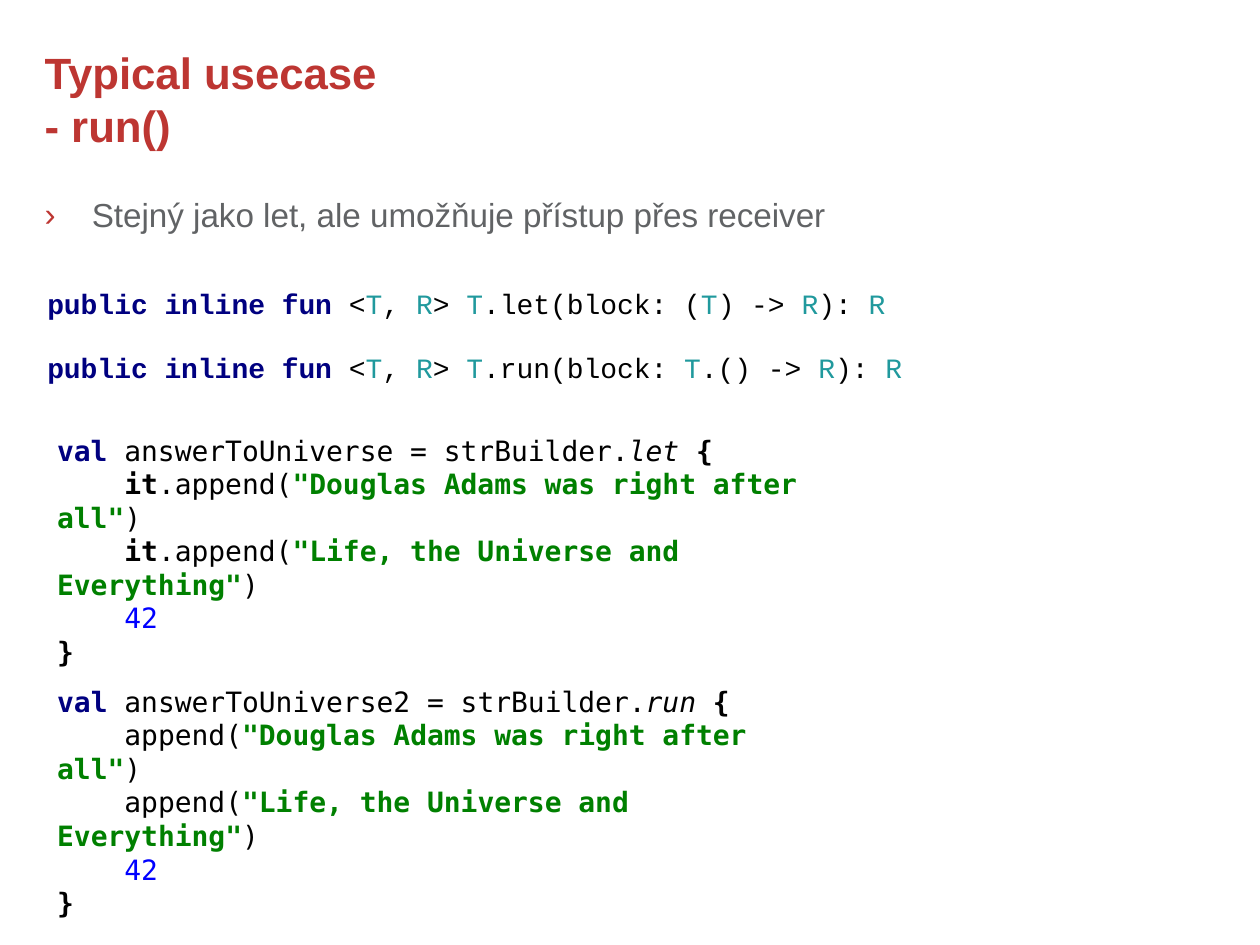
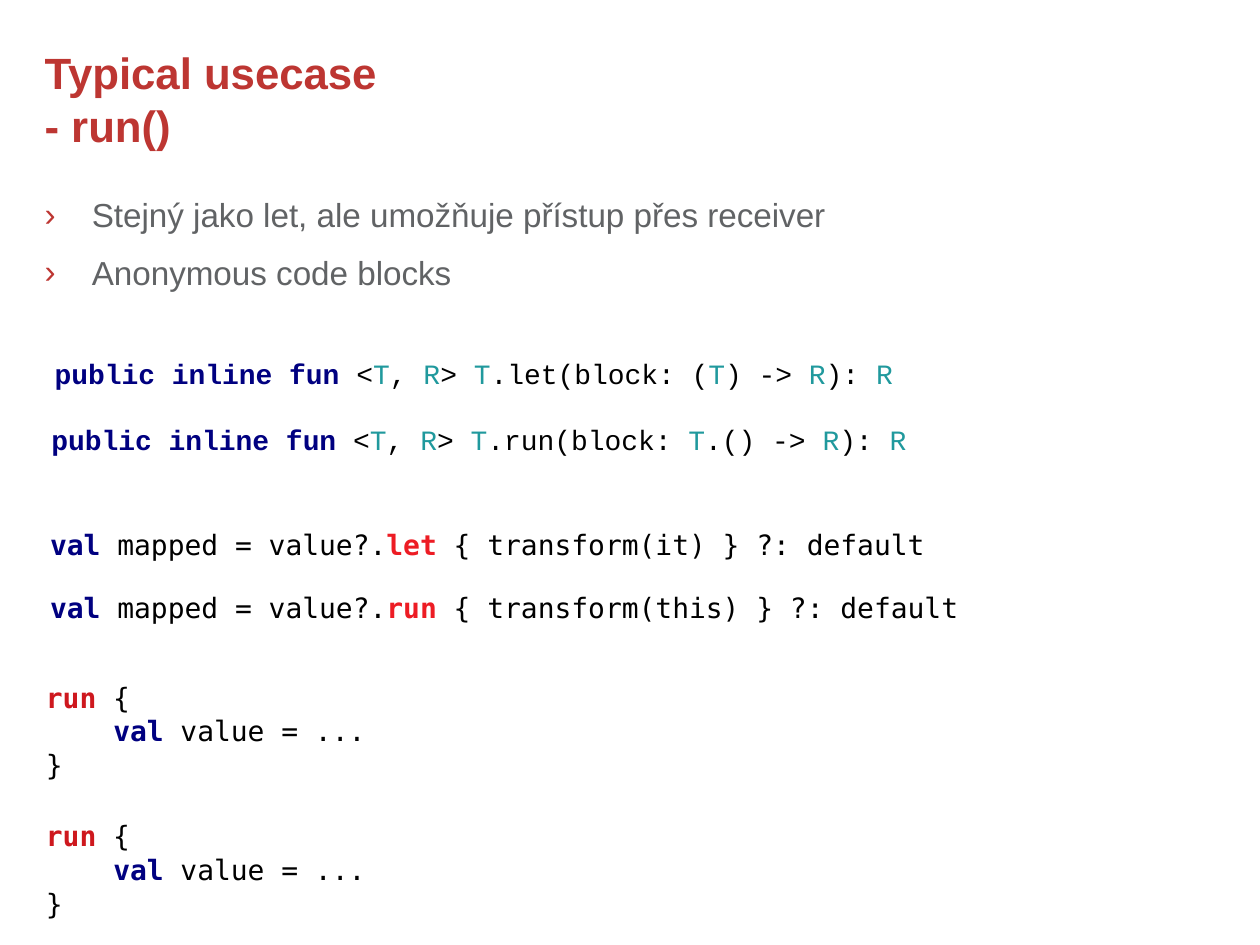
Before and after one commit to rokusjar/KotlinSkoleni, a slide deck: slide 13 of slides/Kotlin - 4. Standard Extension Functions.pptx (slide 14 before the commit). Drawn at 1260x945 pixels with LibreOffice and Linux fonts; fonts in the diff are those of the drawing; background and template pictures are left out. Boxes give left, top, right and bottom in pixels: in the first picture for what was removed or moved away, otherwise in the second. Text is boxed around its words. In the diff, an @@ line names an element or a change of style, - is before the commit and + after.

Commit message:
#7 typical usage let examples

```diff
--- a/slides/Kotlin - 4. Standard Extension Functions.pptx
+++ b/slides/Kotlin - 4. Standard Extension Functions.pptx
@@ text at (92, 261, 451, 291): paragraph added @@
+› Anonymous code blocks
@@ text "public inline fun <T, R> ...": place and size @@
-text "public inline fun <T, R> ..." at (47, 295, 886, 320)
+text "public inline fun <T, R> ..." at (55, 365, 893, 390)
@@ text "public inline fun <T, R> ...": place and size @@
-text "public inline fun <T, R> ..." at (47, 358, 902, 384)
+text "public inline fun <T, R> ..." at (51, 430, 907, 456)
@@ text removed at (57, 439, 797, 628) @@
-val answerToUniverse = strBuilder.let {
-it.append("Douglas Adams was right after all")
-it.append("Life, the Universe and Everything")
-42
-}
@@ text added at (50, 533, 925, 561), 16 pt, text #000000 @@
+val mapped = value?.let { transform(it) } ?: default
@@ text added at (50, 596, 958, 624), 16 pt, text #000000 @@
+val mapped = value?.run { transform(this) } ?: default
@@ text added at (46, 692, 264, 881), 16 pt, text #000000 @@
+run {
+val value = ...
+}
+run {
+val value = ...
+}
@@ text removed at (57, 690, 746, 880) @@
-val answerToUniverse2 = strBuilder.run {
-append("Douglas Adams was right after all")
-append("Life, the Universe and Everything")
-42
-}
```
Also in this commit, not shown: 9 other slides changed, 1 slide added, 2 slides removed.
